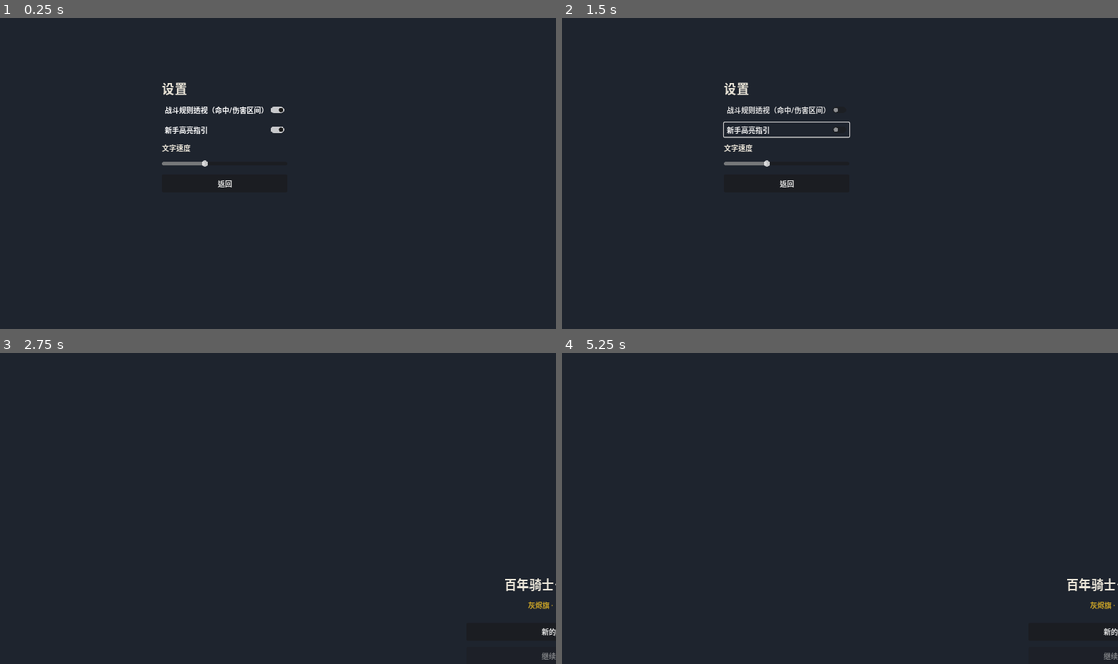
Above: before the commit, frames 1-4 (two rows, left to right).
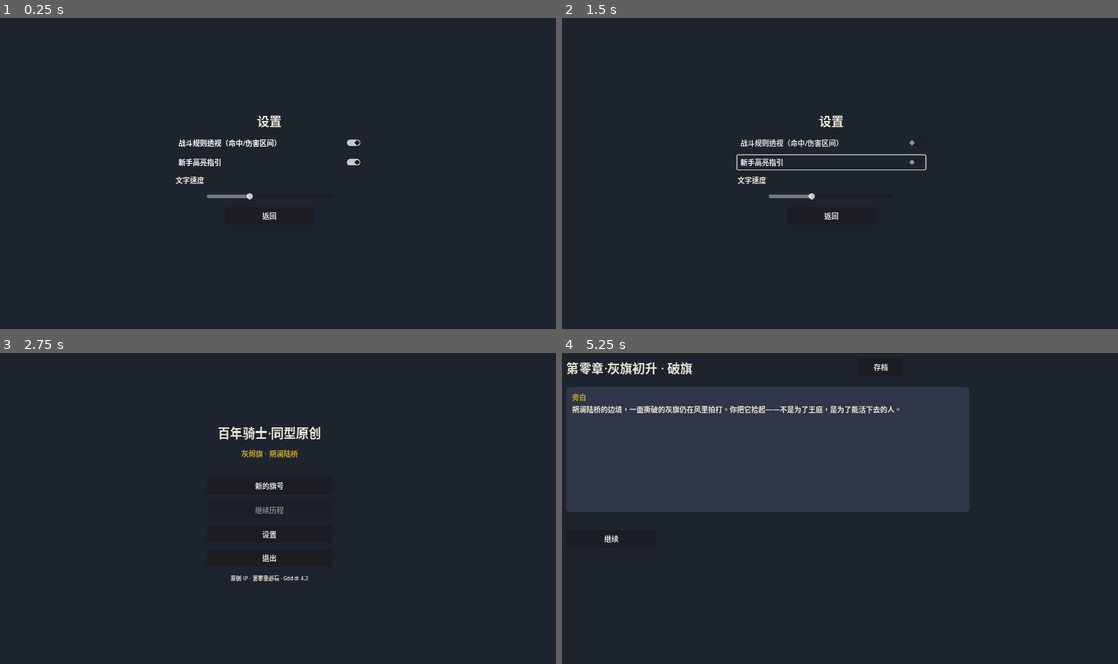
Above: after the commit, the same moments.

Repository: wuyongjia666-droid/CenturyKnights
Game: Godot game, scene res://scenes/ui/settings.tscn
Two runs of this game, one before a commit and one after it. Both use one fixed random seed, a clock stepped at 60 frames per second and the inputs below. This scene is started directly instead of the project's main scene.
Inputs (mouse positions are in pixels of both pictures, inside the frame that each line leads up to):
- Up to frame 1 (0.25 s): no input
- Up to frame 2 (1.5 s): click "战斗规则透视（命中/伤害区间）" at 0.5 s; click "新手高亮指引" at 1.25 s
- Up to frame 3 (2.75 s): click "返回" at 2 s
- Up to frame 4 (5.25 s): click (828, 486) at 2.75 s, where only the run after the commit has a clickable "新的旗号"; click (717, 545) at 3.5 s, where only the run after the commit has a clickable "◀"; click (773, 545) at 4.25 s, where only the run after the commit has a clickable "▶"; click (828, 567) at 5 s, where only the run after the commit has a clickable "升起灰旗"

The runs differ from the first frame. In frame 1, 1.6% of the frame differs, in the area x 29-65%, y 20-65%; in frame 2, 1.9%; in frame 3, 1.3%; in frame 4, 30%, in the area x 0-100%, y 2-99%.

Commit message:
fix: center main menu home layout for Windows export
Replace PRESET_CENTER + hard-coded position with CenterContainer;
keep stretch aspect; settings/naming aligned. Adds layout_check.

Diff:
--- a/project/project.godot
+++ b/project/project.godot
@@ -23,7 +23,7 @@
 window/size/viewport_width=1280
 window/size/viewport_height=720
 window/stretch/mode="canvas_items"
-window/stretch/aspect="expand"
+window/stretch/aspect="keep"
 
 [gui]
 
--- a/project/scenes/ui/settings.tscn
+++ b/project/scenes/ui/settings.tscn
@@ -1,8 +1,12 @@
 [gd_scene load_steps=2 format=3]
+
 [ext_resource type="Script" path="res://scripts/ui/settings.gd" id="1"]
+
 [node name="Settings" type="Control"]
 layout_mode = 3
 anchors_preset = 15
 anchor_right = 1.0
 anchor_bottom = 1.0
+grow_horizontal = 2
+grow_vertical = 2
 script = ExtResource("1")
--- a/project/scripts/story/naming.gd
+++ b/project/scripts/story/naming.gd
@@ -16,11 +16,15 @@
 	bg.set_anchors_preset(PRESET_FULL_RECT)
 	add_child(bg)
 
+	var center := CenterContainer.new()
+	center.set_anchors_and_offsets_preset(PRESET_FULL_RECT)
+	add_child(center)
+
 	var box := VBoxContainer.new()
-	box.position = Vector2(360, 120)
-	box.custom_minimum_size = Vector2(560, 480)
+	box.custom_minimum_size = Vector2(560, 0)
 	box.add_theme_constant_override("separation", 12)
-	add_child(box)
+	box.alignment = BoxContainer.ALIGNMENT_CENTER
+	center.add_child(box)
 
 	box.add_child(UIKit.make_label("破旗 · 立姓", true))
 	box.add_child(UIKit.make_label("朔澜陆桥边境，灰烬旗需要一个姓氏与纹章色。"))
--- a/project/scripts/ui/main_menu.gd
+++ b/project/scripts/ui/main_menu.gd
@@ -6,48 +6,59 @@
 func _build() -> void:
 	for c in get_children():
 		c.queue_free()
+
 	var bg := ColorRect.new()
 	bg.color = UIKit.BG
-	bg.set_anchors_preset(PRESET_FULL_RECT)
+	bg.set_anchors_and_offsets_preset(PRESET_FULL_RECT)
+	bg.mouse_filter = Control.MOUSE_FILTER_IGNORE
 	add_child(bg)
 
-	var center := VBoxContainer.new()
-	center.set_anchors_preset(PRESET_CENTER)
-	center.position = Vector2(440, 160)
-	center.custom_minimum_size = Vector2(400, 400)
-	center.add_theme_constant_override("separation", 14)
+	# Full-rect CenterContainer: stays centered on any window/stretch size
+	# (fixes PRESET_CENTER + hard-coded position "跑偏" on Windows export).
+	var center := CenterContainer.new()
+	center.set_anchors_and_offsets_preset(PRESET_FULL_RECT)
+	center.grow_horizontal = Control.GROW_DIRECTION_BOTH
+	center.grow_vertical = Control.GROW_DIRECTION_BOTH
 	add_child(center)
+
+	var box := VBoxContainer.new()
+	box.custom_minimum_size = Vector2(400, 0)
+	box.add_theme_constant_override("separation", 14)
+	box.alignment = BoxContainer.ALIGNMENT_CENTER
+	center.add_child(box)
 
 	var title := UIKit.make_label(Locale.t("game_title"), true)
 	title.horizontal_alignment = HORIZONTAL_ALIGNMENT_CENTER
-	center.add_child(title)
+	title.size_flags_horizontal = Control.SIZE_EXPAND_FILL
+	box.add_child(title)
+
 	var sub := UIKit.make_label(Locale.t("subtitle"))
 	sub.horizontal_alignment = HORIZONTAL_ALIGNMENT_CENTER
+	sub.size_flags_horizontal = Control.SIZE_EXPAND_FILL
 	sub.add_theme_color_override("font_color", UIKit.ACCENT)
-	center.add_child(sub)
-	center.add_child(Control.new())
+	box.add_child(sub)
 
-	var b_new = UIKit.make_button(Locale.t("menu_new"), 280)
-	b_new.pressed.connect(_on_new)
-	center.add_child(b_new)
+	var spacer := Control.new()
+	spacer.custom_minimum_size = Vector2(0, 12)
+	box.add_child(spacer)
 
-	var b_cont = UIKit.make_button(Locale.t("menu_continue"), 280)
-	b_cont.disabled = not GameState.has_save()
-	b_cont.pressed.connect(_on_continue)
-	center.add_child(b_cont)
-
-	var b_set = UIKit.make_button(Locale.t("menu_settings"), 280)
-	b_set.pressed.connect(_on_settings)
-	center.add_child(b_set)
-
-	var b_quit = UIKit.make_button(Locale.t("menu_quit"), 280)
-	b_quit.pressed.connect(func(): get_tree().quit())
-	center.add_child(b_quit)
+	for item in [
+		[Locale.t("menu_new"), Callable(self, "_on_new"), false],
+		[Locale.t("menu_continue"), Callable(self, "_on_continue"), not GameState.has_save()],
+		[Locale.t("menu_settings"), Callable(self, "_on_settings"), false],
+		[Locale.t("menu_quit"), func(): get_tree().quit(), false],
+	]:
+		var b: Button = UIKit.make_button(item[0], 280)
+		b.disabled = item[2]
+		b.size_flags_horizontal = Control.SIZE_SHRINK_CENTER
+		b.pressed.connect(item[1])
+		box.add_child(b)
 
 	var tip := UIKit.make_label("原创 IP · 第零章必玩 · Godot 4.3")
 	tip.horizontal_alignment = HORIZONTAL_ALIGNMENT_CENTER
+	tip.size_flags_horizontal = Control.SIZE_EXPAND_FILL
 	tip.add_theme_font_size_override("font_size", 12)
-	center.add_child(tip)
+	box.add_child(tip)
 
 func _on_new() -> void:
 	get_tree().change_scene_to_file("res://scenes/story/naming.tscn")
--- a/project/scripts/ui/settings.gd
+++ b/project/scripts/ui/settings.gd
@@ -3,13 +3,24 @@
 func _ready() -> void:
 	var bg := ColorRect.new()
 	bg.color = UIKit.BG
-	bg.set_anchors_preset(PRESET_FULL_RECT)
+	bg.set_anchors_and_offsets_preset(PRESET_FULL_RECT)
+	bg.mouse_filter = Control.MOUSE_FILTER_IGNORE
 	add_child(bg)
+
+	var center := CenterContainer.new()
+	center.set_anchors_and_offsets_preset(PRESET_FULL_RECT)
+	add_child(center)
+
 	var box := VBoxContainer.new()
-	box.position = Vector2(400, 160)
+	box.custom_minimum_size = Vector2(420, 0)
 	box.add_theme_constant_override("separation", 12)
-	add_child(box)
-	box.add_child(UIKit.make_label("设置", true))
+	box.alignment = BoxContainer.ALIGNMENT_CENTER
+	center.add_child(box)
+
+	var title := UIKit.make_label("设置", true)
+	title.horizontal_alignment = HORIZONTAL_ALIGNMENT_CENTER
+	title.size_flags_horizontal = Control.SIZE_EXPAND_FILL
+	box.add_child(title)
 
 	var preview = CheckButton.new()
 	preview.text = "战斗规则透视（命中/伤害区间）"
@@ -33,10 +44,12 @@
 	speed.step = 0.25
 	speed.value = GameState.settings.get("text_speed", 1.0)
 	speed.custom_minimum_size = Vector2(280, 24)
+	speed.size_flags_horizontal = Control.SIZE_SHRINK_CENTER
 	speed.value_changed.connect(func(v): GameState.settings["text_speed"] = v)
 	box.add_child(speed)
 
-	var back = UIKit.make_button(Locale.t("btn_back"))
+	var back = UIKit.make_button(Locale.t("btn_back"), 200)
+	back.size_flags_horizontal = Control.SIZE_SHRINK_CENTER
 	back.pressed.connect(func():
 		if GameState.started:
 			get_tree().change_scene_to_file("res://scenes/hub/castle_hub.tscn")
--- /dev/null
+++ b/project/tests/layout_check.gd
@@ -0,0 +1,50 @@
+extends SceneTree
+
+func _init() -> void:
+	call_deferred("_run")
+
+func _run() -> void:
+	var err := change_scene_to_file("res://scenes/ui/main_menu.tscn")
+	if err != OK:
+		push_error("change_scene failed: %s" % err)
+		quit(1)
+		return
+	await process_frame
+	await process_frame
+	var root_scene := current_scene
+	if root_scene == null:
+		push_error("no current scene")
+		quit(1)
+		return
+	var cc: CenterContainer = null
+	for c in root_scene.get_children():
+		if c is CenterContainer:
+			cc = c
+			break
+	if cc == null:
+		push_error("FAIL: no CenterContainer on main menu")
+		quit(2)
+		return
+	var box: VBoxContainer = null
+	for c in cc.get_children():
+		if c is VBoxContainer:
+			box = c
+			break
+	if box == null:
+		push_error("FAIL: no VBox under CenterContainer")
+		quit(3)
+		return
+	var vp := root.get_visible_rect().size
+	var mid := vp * 0.5
+	var box_mid := box.global_position + box.size * 0.5
+	var drift := (box_mid - mid).abs()
+	print("LAYOUT_OK viewport=%s box_pos=%s box_size=%s box_mid=%s drift=%s" % [
+		vp, box.global_position, box.size, box_mid, drift
+	])
+	if drift.x > 40.0 or drift.y > 80.0:
+		push_error("FAIL: menu not centered, drift=%s" % drift)
+		quit(4)
+		return
+	# Ensure no hard-coded broken pattern remains in script source check via presence of CenterContainer
+	print("PASS main menu centered")
+	quit(0)
Not shown, added: docs/release-v0.1.1-home-fix.md
